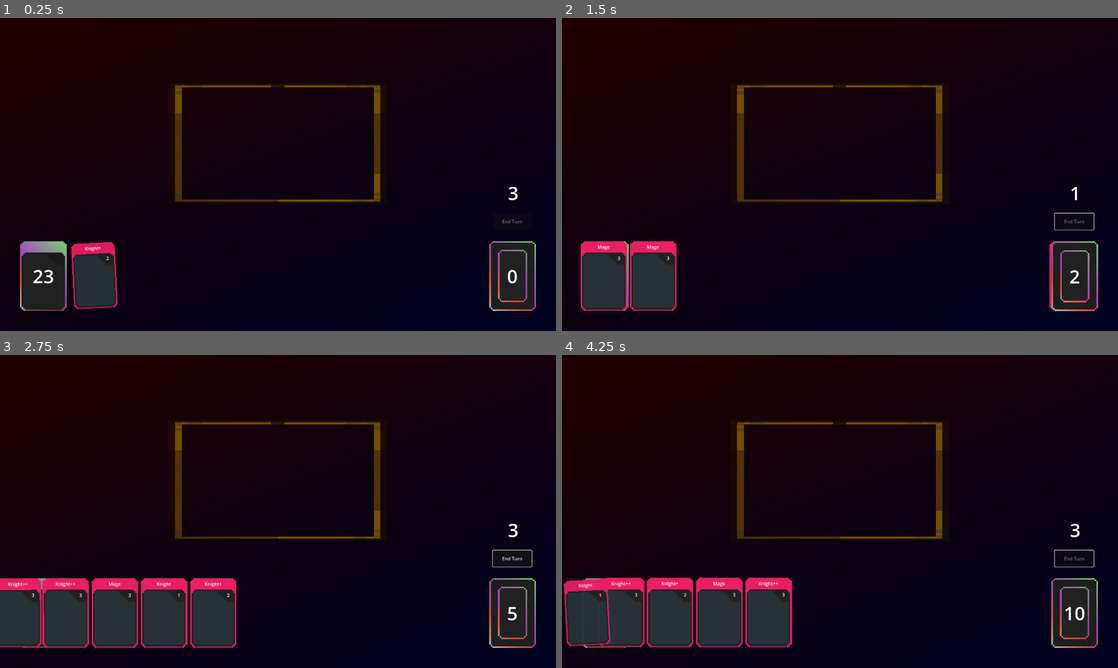
Above: before the commit, frames 1-4 (two rows, left to right).
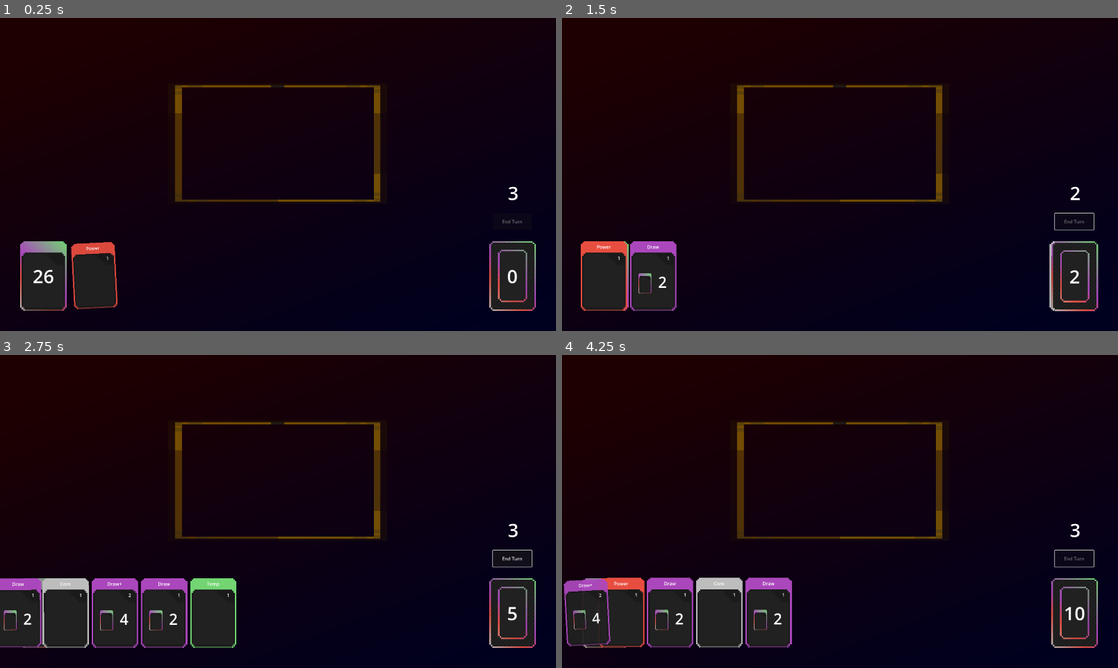
Above: after the commit, the same moments.

Repository: brandon-relentnet/deck-management
Game: Godot game, scene res://main.tscn
Same seed, same stepped clock (60 frames per second), same inputs: the game is played once before the commit and once after it.
Inputs (mouse positions are in pixels of both pictures, inside the frame that each line leads up to):
- Up to frame 1 (0.25 s): no input
- Up to frame 2 (1.5 s): drag from (706, 274) to (840, 143) at 0.52 s; click "End Turn" at 1.25 s
- Up to frame 3 (2.75 s): drag from (166, 527) to (100, 611) at 2.02 s
- Up to frame 4 (4.25 s): click "End Turn" at 2.75 s; move the mouse to (617, 611) at 3.52 s; click (617, 611) at 3.67 s

The runs differ from the first frame. In frame 1, 0.4% of the frame differs, in the area x 7-22%, y 71-94%; in frame 2, 1.1%; in frame 3, 2.5%, in the area x 0-43%, y 71-94%; in frame 4, 2.4%.

Commit message:
Added card effects and they actually work now.

Diff:
--- a/scenes/card.tscn
+++ b/scenes/card.tscn
@@ -1,7 +1,8 @@
-[gd_scene load_steps=4 format=3 uid="uid://dxibv7tmb4iv3"]
+[gd_scene load_steps=5 format=3 uid="uid://dxibv7tmb4iv3"]
 
 [ext_resource type="Script" uid="uid://lym5407t0oi3" path="res://scripts/card.gd" id="1_rjlel"]
-[ext_resource type="Texture2D" uid="uid://b8vppoupuycxn" path="res://assets/red-card-front.png" id="2_6u4wf"]
+[ext_resource type="Texture2D" uid="uid://cwabyvmcqrkxt" path="res://assets/card-front-default.png" id="2_6u4wf"]
+[ext_resource type="Texture2D" uid="uid://dgp6874rxmyoo" path="res://assets/card-icon-draw.png" id="3_ktuci"]
 
 [sub_resource type="RectangleShape2D" id="RectangleShape2D_rjlel"]
 size = Vector2(160, 240)
@@ -42,5 +43,23 @@
 horizontal_alignment = 1
 vertical_alignment = 1
 
+[node name="CardIcon" type="Sprite2D" parent="."]
+visible = false
+texture_filter = 1
+position = Vector2(-28.5, 25)
+scale = Vector2(2.5, 2.5)
+texture = ExtResource("3_ktuci")
+
+[node name="EffectLabel" type="RichTextLabel" parent="."]
+visible = false
+offset_left = -5.5
+offset_top = -25.0
+offset_right = 69.5
+offset_bottom = 67.0
+theme_override_font_sizes/normal_font_size = 52
+text = "2"
+horizontal_alignment = 1
+vertical_alignment = 1
+
 [connection signal="mouse_entered" from="Area2D" to="." method="_on_area_2d_mouse_entered"]
 [connection signal="mouse_exited" from="Area2D" to="." method="_on_area_2d_mouse_exited"]
--- a/scripts/CardDB.gd
+++ b/scripts/CardDB.gd
@@ -10,29 +10,64 @@
 		"id": "knight_1",
 		"name": "Knight",
 		"energy": 1,
-		"icon": "res://assets/knight_icon.png",
 		"effects": []
 	},
 	"knight_2": {
 		"id": "knight_2",
 		"name": "Knight+",
 		"energy": 2,
-		"icon": "res://assets/knight_icon.png",
 		"effects": []
 	},
 	"knight_3": {
 		"id": "knight_3",
 		"name": "Knight++",
 		"energy": 3,
-		"icon": "res://assets/knight_icon.png",
 		"effects": []
 	},
 	"mage_3": {
-	"id": "mage_3",
-	"name": "Mage",
-	"energy": 3,
-	"icon": "res://assets/mage_icon.png",
-	"effects": ["deal_damage", "draw_card"]
+		"id": "mage_3",
+		"name": "Mage",
+		"energy": 3,
+		"effects": ["deal_damage", "draw_card"]
+	},
+	"power_1": {
+		"id": "power_1",
+		"name": "Power",
+		"energy": 1,
+		"card_type": "res://assets/card-front-power.png",
+		"effects": ["deal_damage", "draw_card"]
+	},
+	"skill_1": {
+		"id": "skill_1",
+		"name": "Draw",
+		"energy": 1,
+		"icon": "res://assets/card-icon-draw.png",
+		"card_type": "res://assets/card-front-skill.png",
+		"effect_amount": "2",
+		"effects": ["draw_card"]
+	},
+	"skill_2": {
+		"id": "skill_2",
+		"name": "Draw+",
+		"energy": 2,
+		"icon": "res://assets/card-icon-draw.png",
+		"card_type": "res://assets/card-front-skill.png",
+		"effect_amount": "4",
+		"effects": ["draw_card"]
+	},
+	"core_1": {
+		"id": "core_1",
+		"name": "Core",
+		"energy": 1,
+		"card_type": "res://assets/card-front-core.png",
+		"effects": ["deal_damage", "draw_card"]
+	},
+	"temp_1": {
+		"id": "temp_1",
+		"name": "Temp",
+		"energy": 1,
+		"card_type": "res://assets/card-front-temp.png",
+		"effects": ["deal_damage", "draw_card"]
 	},
 	# Add more card definitions here as you expand your game
 }
--- a/scripts/card.gd
+++ b/scripts/card.gd
@@ -1,18 +1,19 @@
 extends Node2D
-
 # Signals
 signal hovered(card)
 signal hovered_off(card)
-
 # Core properties
 var card_id: String = ""
 var energy: int = 0
 var card_name: String = ""
-
+# Effect properties
+var effects: Array = []
+var effect_amount: int = 0
 # Card state
 var hand_position: Vector2
 var is_being_dragged: bool = false
-
+# Default card front texture path
+var default_card_front = "res://assets/card-front-default.png"
 # Called when the node enters the scene tree
 func _ready() -> void:
 	# Register card signals with the card manager
@@ -23,7 +24,6 @@
 	# modulate.a = 0.9
 	scale = Vector2(1, 1)
 	z_index = 1
-
 # Set up the card with data from the card database
 func setup_from_id(id: String) -> void:
 	# Get card data from registry
@@ -39,6 +39,12 @@
 	card_name = card_data.name
 	energy = card_data.energy
 
+	if card_data.has("effects"):
+		effects = card_data.effects
+
+	if card_data.has("effect_amount"):
+		effect_amount = int(card_data.effect_amount)
+
 	# Update visual elements
 	if has_node("NameLabel"):
 		$NameLabel.text = card_name
@@ -46,14 +52,30 @@
 	if has_node("EnergyLabel"):
 		$EnergyLabel.text = str(energy)
 
+	# Update card front sprite based on card type
+	if has_node("CardImage"):
+		if card_data.has("card_type"):
+			# Use custom card front if specified
+			$CardImage.texture = load(card_data.card_type)
+		else:
+			# Otherwise use default card front
+			$CardImage.texture = load(default_card_front)
+
+	# Update card icon if it exists
+	if has_node("CardIcon") and card_data.has("icon"):
+		$CardIcon.texture = load(card_data.icon)
+		$CardIcon.visible = true
+
+	if has_node("EffectLabel") and card_data.has("effect_amount"):
+		$EffectLabel.text = str(card_data.effect_amount)
+		$EffectLabel.visible = true
+
 # Mouse entered card area
 func _on_area_2d_mouse_entered() -> void:
 	emit_signal("hovered", self)
-
 # Mouse exited card area
 func _on_area_2d_mouse_exited() -> void:
 	emit_signal("hovered_off", self)
-
 # Input event in card area
 func _on_area_2d_input_event(_viewport, event, _shape_idx):
 	if event is InputEventMouseButton and event.button_index == MOUSE_BUTTON_LEFT:
@@ -64,3 +86,9 @@
 			if turn_manager.player_energy >= energy:
 				get_node("/root/Main/CardManager").start_drag(self)
 				is_being_dragged = true
+
+func get_effects() -> Array:
+	return get_effects()
+
+func get_effect_amount() -> int:
+	return effect_amount
--- a/scripts/card_manager.gd
+++ b/scripts/card_manager.gd
@@ -79,6 +79,19 @@
 	if turn_manager.player_energy < card_energy_cost:
 		return false
 
+	# Access effect amount and effects array from the card
+	var card_effects = card_being_dragged.effects
+	var card_effect_amount = card_being_dragged.effect_amount
+
+	print("card effects: ", card_effects)
+	print("effect amount: ", card_effect_amount)
+
+	for effect in card_effects:
+		match effect:
+			"draw_card":
+				print("Drawing ", card_effect_amount, " card(s)")
+				$"../Deck".draw_hand(card_effect_amount)
+
 	# All requirements met, play the card
 	player_hand_reference.remove_card_from_hand(card_being_dragged)
 	card_being_dragged.position = card_slot.position
--- a/scripts/deck.gd
+++ b/scripts/deck.gd
@@ -10,14 +10,15 @@
 
 # Deck contents - stored as card IDs that reference the card database
 var player_deck = [
-	"knight_1", "knight_2", "knight_3",
-	"knight_1", "knight_2", "knight_3",
-	"knight_1", "knight_2", "knight_3",
-	"knight_1", "knight_2", "knight_3",
-	"knight_1", "knight_2", "knight_3",
-	"knight_1", "knight_2", "knight_3",
-	"mage_3", "mage_3", "mage_3",
-	"mage_3", "mage_3", "mage_3",
+	"power_1", "power_1", "power_1",
+	"skill_1", "skill_1", "skill_1",
+	"skill_2", "skill_2", "skill_2",
+	"temp_1", "temp_1", "temp_1",
+	"core_1", "core_1", "core_1",
+	"power_1", "power_1", "power_1",
+	"skill_1", "skill_1", "skill_1",
+	"temp_1", "temp_1", "temp_1",
+	"core_1", "core_1", "core_1",
 ]
 
 # Load the card scene resource
@@ -134,7 +135,7 @@
 		add_child(card_visual)
 
 		# Setup visual
-		card_visual.texture = load("res://assets/red-card-back.png")
+		card_visual.texture = load("res://assets/card-back-default.png")
 		card_visual.texture_filter = CanvasItem.TEXTURE_FILTER_NEAREST
 		card_visual.global_position = discard_position
 		card_visual.z_index = -1
Binary file added: assets/card-icon-draw.png
Not shown, added: assets/card-icon-draw.png.import
